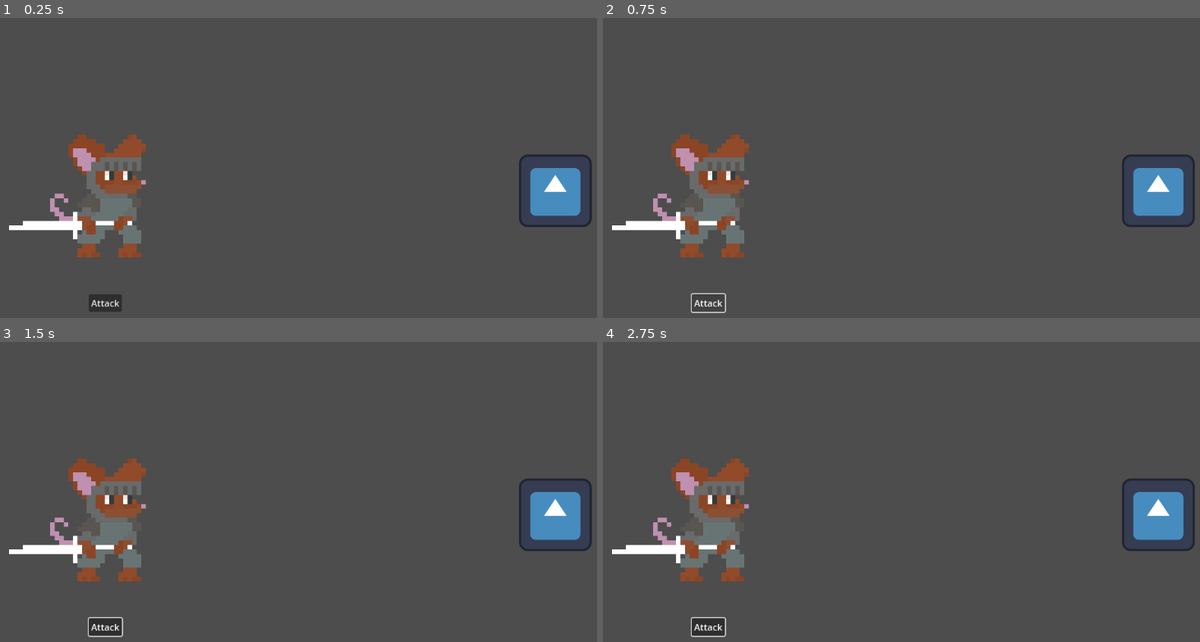
Above: before the commit, frames 1-4 (two rows, left to right).
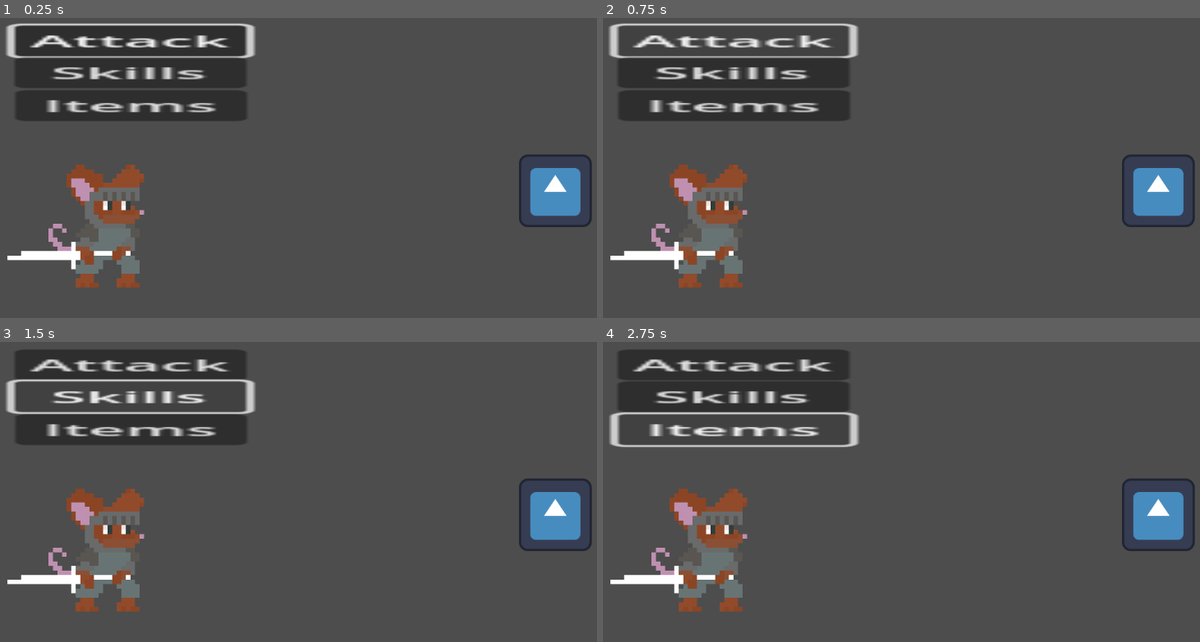
Above: after the commit, the same moments.

Repository: yeehaw114/CEN4090L
Game: Godot game, scene res://Scenes/battle_manager.tscn
Two runs of this game, one before a commit and one after it. Both use one fixed random seed, a clock stepped at 60 frames per second and the inputs below. This scene is started directly instead of the project's main scene. The engine's default icon, where the game draws it, is replaced by a stand-in: a white triangle on a blue panel in a dark square.
Inputs (mouse positions are in pixels of both pictures, inside the frame that each line leads up to):
- Up to frame 1 (0.25 s): no input
- Up to frame 2 (0.75 s): click "Attack" at 0.5 s
- Up to frame 3 (1.5 s): click (131, 396) at 1.25 s, where only the run after the commit has a clickable "Skills"
- Up to frame 4 (2.75 s): click (734, 429) at 2 s, where only the run after the commit has a clickable "Items"

The runs differ from the first frame. In frame 1, 17% of the frame differs, in the area x 0-43%, y 1-98%; in frame 2, 14%; in frame 3, 14%; in frame 4, 14%.

Commit message:
Added buttons and ability to select buttons with arrow keys and z

Diff:
--- a/Scenes/battle_manager.tscn
+++ b/Scenes/battle_manager.tscn
@@ -1,7 +1,8 @@
-[gd_scene load_steps=6 format=3 uid="uid://btaajwyd7swy2"]
+[gd_scene load_steps=7 format=3 uid="uid://btaajwyd7swy2"]
 
 [ext_resource type="Texture2D" uid="uid://jq5a3pilqh80" path="res://Assets/Textures/player_idle.png" id="1_58ulb"]
 [ext_resource type="Script" uid="uid://bw3704fmcgt8o" path="res://Scripts/battle_manager.gd" id="1_tvmj4"]
+[ext_resource type="Script" uid="uid://ce2cme4pswhcl" path="res://Scripts/ui.gd" id="2_8i1lf"]
 [ext_resource type="Texture2D" uid="uid://20n0xx2jk8h0" path="res://Assets/Textures/icon.svg" id="2_pjdjj"]
 [ext_resource type="Script" uid="uid://ber5iaoml6ibr" path="res://Scripts/player_combat.gd" id="2_tvmj4"]
 [ext_resource type="Script" uid="uid://ck6vqehtn7u6w" path="res://Scripts/enemy.gd" id="5_w1xkj"]
@@ -14,19 +15,39 @@
 anchors_preset = 0
 grow_horizontal = 2
 grow_vertical = 2
+script = ExtResource("2_8i1lf")
 
 [node name="AttackButton" type="Button" parent="UI"]
 layout_mode = 0
-offset_left = 156.0
-offset_top = 495.0
-offset_right = 214.0
-offset_bottom = 526.0
+offset_left = 26.0
+offset_top = 22.0
+offset_right = 84.0
+offset_bottom = 53.0
+scale = Vector2(7.00942, 1.74394)
 text = "Attack
+"
+
+[node name="SkillButton" type="Button" parent="UI"]
+offset_left = 26.0
+offset_top = 78.0
+offset_right = 84.0
+offset_bottom = 109.0
+scale = Vector2(7.00942, 1.74394)
+text = "Skills
+"
+
+[node name="ItemsButton" type="Button" parent="UI"]
+offset_left = 27.0
+offset_top = 136.0
+offset_right = 85.0
+offset_bottom = 167.0
+scale = Vector2(7.00942, 1.74394)
+text = "Items
 "
 
 [node name="Player" type="Sprite2D" parent="."]
 texture_filter = 1
-position = Vector2(136, 302)
+position = Vector2(133, 355)
 scale = Vector2(8, 8)
 texture = ExtResource("1_58ulb")
 script = ExtResource("2_tvmj4")
@@ -39,3 +60,7 @@
 texture = ExtResource("2_pjdjj")
 script = ExtResource("5_w1xkj")
 health = 10
+
+[connection signal="pressed" from="UI/AttackButton" to="UI" method="_on_attack_button_pressed"]
+[connection signal="pressed" from="UI/SkillButton" to="UI" method="_on_skill_button_pressed"]
+[connection signal="pressed" from="UI/ItemsButton" to="UI" method="_on_items_button_pressed"]
--- a/Scripts/battle_manager.gd
+++ b/Scripts/battle_manager.gd
@@ -2,8 +2,10 @@
 
 @export var player: Character
 @export var enemy: Character
-
 var current_character: Character
 
+var game_over: bool = false
+
 func next_turn():
-	pass
+	if game_over:
+		return
--- /dev/null
+++ b/Scripts/ui.gd
@@ -0,0 +1,19 @@
+extends Control
+
+@onready var attack_button: Button = $AttackButton
+@onready var skill_button: Button = $SkillButton
+@onready var items_button: Button = $ItemsButton
+
+func _ready() -> void:
+	attack_button.grab_focus()
+
+func _on_attack_button_pressed() -> void:
+	print('pressed attack button')
+
+
+func _on_skill_button_pressed() -> void:
+	print('pressed skill button')
+
+
+func _on_items_button_pressed() -> void:
+	print('pressed items button')
--- a/project.godot
+++ b/project.godot
@@ -17,6 +17,14 @@
 
 [input]
 
+ui_accept={
+"deadzone": 0.5,
+"events": [Object(InputEventKey,"resource_local_to_scene":false,"resource_name":"","device":0,"window_id":0,"alt_pressed":false,"shift_pressed":false,"ctrl_pressed":false,"meta_pressed":false,"pressed":false,"keycode":4194309,"physical_keycode":0,"key_label":0,"unicode":0,"location":0,"echo":false,"script":null)
+, Object(InputEventKey,"resource_local_to_scene":false,"resource_name":"","device":0,"window_id":0,"alt_pressed":false,"shift_pressed":false,"ctrl_pressed":false,"meta_pressed":false,"pressed":false,"keycode":4194310,"physical_keycode":0,"key_label":0,"unicode":0,"location":0,"echo":false,"script":null)
+, Object(InputEventKey,"resource_local_to_scene":false,"resource_name":"","device":0,"window_id":0,"alt_pressed":false,"shift_pressed":false,"ctrl_pressed":false,"meta_pressed":false,"pressed":false,"keycode":32,"physical_keycode":0,"key_label":0,"unicode":32,"location":0,"echo":false,"script":null)
+, Object(InputEventKey,"resource_local_to_scene":false,"resource_name":"","device":-1,"window_id":0,"alt_pressed":false,"shift_pressed":false,"ctrl_pressed":false,"meta_pressed":false,"pressed":false,"keycode":0,"physical_keycode":90,"key_label":0,"unicode":122,"location":0,"echo":false,"script":null)
+]
+}
 Up={
 "deadzone": 0.2,
 "events": [Object(InputEventKey,"resource_local_to_scene":false,"resource_name":"","device":-1,"window_id":0,"alt_press …(192 unchanged characters)…
Not shown, added: Scripts/ui.gd.uid
